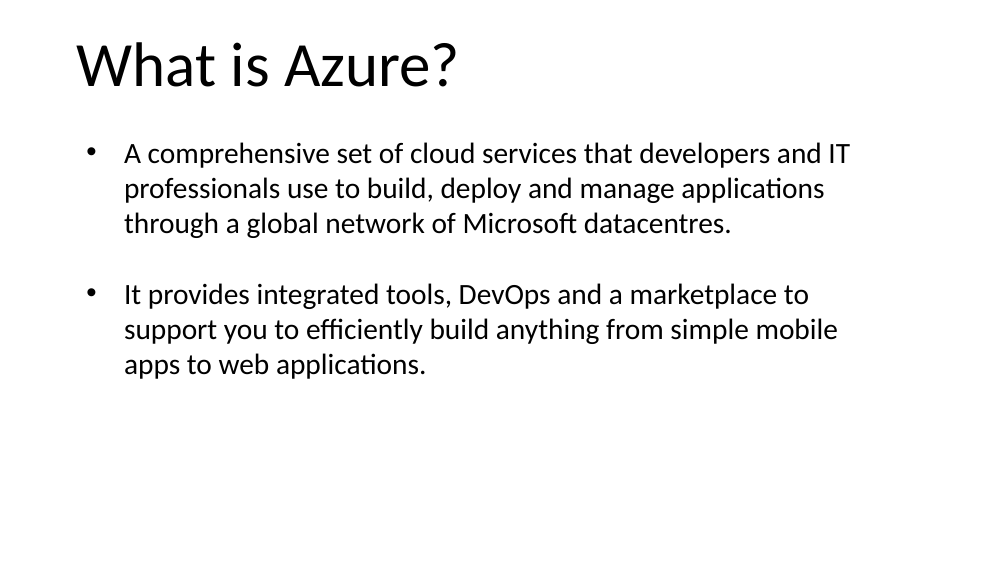
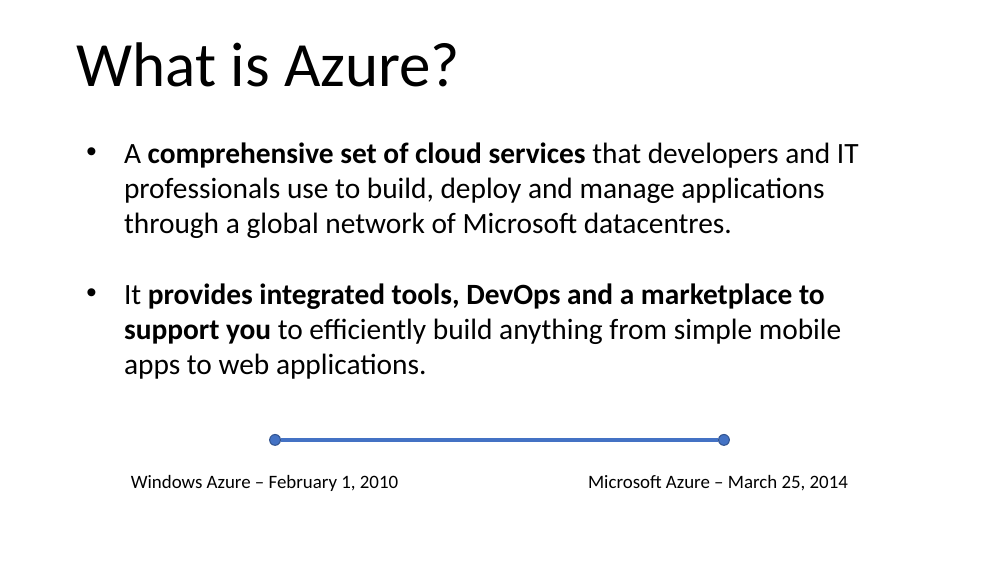
Before and after one commit to kunal-chowdhury/Public-Speakings, a slide deck: slide 10 of 20171215-15-Dec-2017, Digital Summit 2017, Vizag/Building cloud enabled applications using Windows Azure.pptx (slide 7 before the commit). Drawn at 1008x567 pixels with LibreOffice and Linux fonts; fonts in the diff are those of the drawing. Boxes give left, top, right and bottom in pixels: in the first picture for what was removed or moved away, otherwise in the second. Text is boxed around its words. In the diff, an @@ line names an element or a change of style, - is before the commit and + after.

Commit message:
Updated the slide 'Building cloud enabled applications using Windows Azure'

```diff
--- a/20171215-15-Dec-2017, Digital Summit 2017, Vizag/Building cloud enabled applications using Windows Azure.pptx
+++ b/20171215-15-Dec-2017, Digital Summit 2017, Vizag/Building cloud enabled applications using Windows Azure.pptx
@@ text "A comprehensive set of cloud ..." at (x1=124, y1=142, x2=859, y2=379): bold on in "comprehensive set of cloud services", "provides integrated tools, DevOps and a marketplace ..." @@
@@ ellipse added at (x1=270, y1=435, x2=281, y2=445), fill #4472C4, outline #325491 1 pt @@
@@ line added from (281, 440) to (718, 440), #4472C4 4.5 pt @@
@@ ellipse added at (x1=718, y1=435, x2=729, y2=445), fill #4472C4, outline #325491 1 pt @@
@@ text added at (x1=131, y1=475, x2=398, y2=491), 18 pt, text #000000 @@
+Windows Azure – February 1, 2010
@@ text added at (x1=588, y1=475, x2=848, y2=491), 18 pt, text #000000 @@
+Microsoft Azure – March 25, 2014
```
Also in this commit, not shown: 6 other slides changed, 3 slides added.
